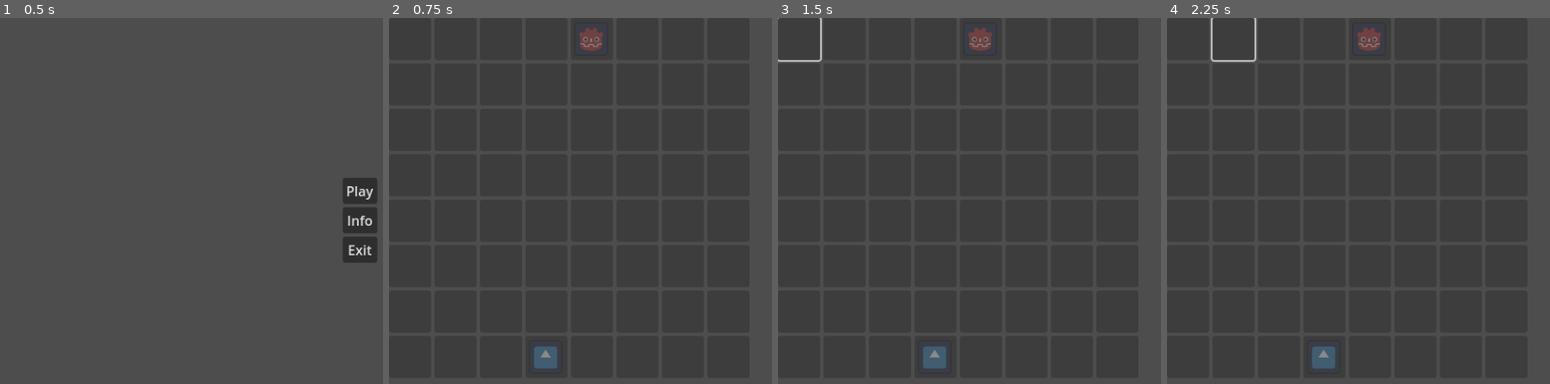
Above: before the commit, frames 1-4 (left to right).
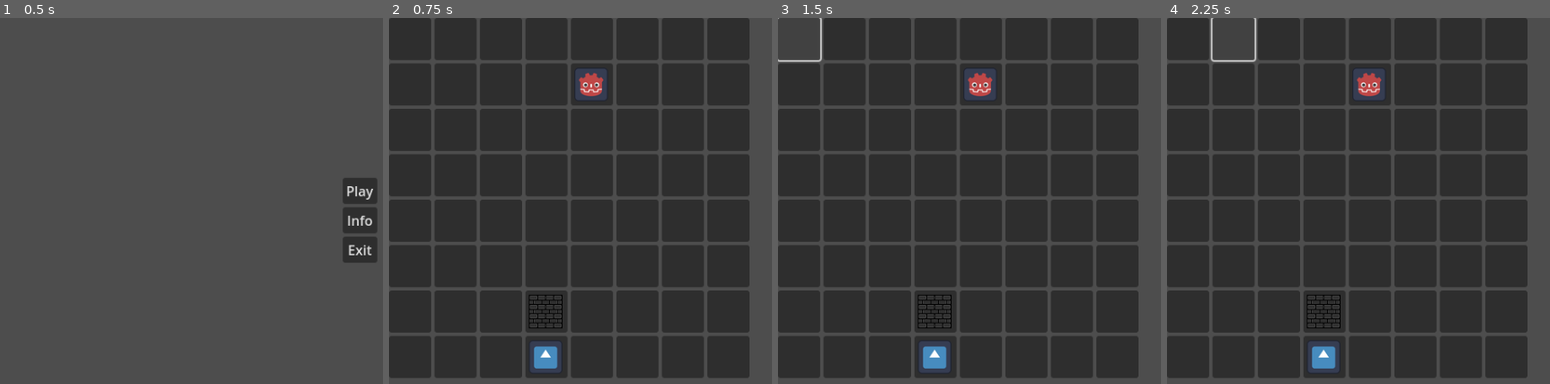
Above: after the commit, the same moments.

Repository: erkek2000/linukboard2d
Game: Godot game, scene res://scenes/menu.tscn
Two runs of this game, one before a commit and one after it. Both use one fixed random seed, a clock stepped at 60 frames per second and the inputs below. The engine's default icon, where the game draws it, is replaced by a stand-in: a white triangle on a blue panel in a dark square.
Inputs (mouse positions are in pixels of both pictures, inside the frame that each line leads up to):
- Up to frame 1 (0.5 s): no input
- Up to frame 2 (0.75 s): click "Play" at 0.5 s
- Up to frame 3 (1.5 s): click (797, 39) at 1.27 s
- Up to frame 4 (2.25 s): click (1232, 39) at 2.02 s

Frame 1 is identical in both runs. In frame 2, 1.4% of the frame differs, in the area x 36-58%, y 2-96%; in frame 3, 1.4%; in frame 4, 1.4%.

Commit message:
completed AI play
-Game works now.
-minimax calculation is wrong. AI plays terrible.

Diff:
--- a/scripts/game.gd
+++ b/scripts/game.gd
@@ -22,7 +22,10 @@
 var New_Button_Signal: bool = false
 # BoardMaker Node - for accessing buttons
 var Board_Maker : Node
-
+# Best current moves for the AI.
+var best_move: Vector2 = Vector2(-1, -1)
+var best_block: Vector2 = Vector2(-1, -1)
+var Turn_Number: int = 1
 
 # Default func called when node enters the scene. (on load)
 func _ready() -> void:
@@ -62,15 +65,19 @@
 	var first_turn : int = randi() % 2
 	if first_turn == 1:
 		Turn = "Player Turn"
+		print ("First Turn is ", Turn)
 		toggle_buttons(Board_Maker, true)
 	elif first_turn == 0:
 		Turn = "AI Turn"
+		print ("First Turn is ", Turn)
 		toggle_buttons(Board_Maker, false)
-	print ("First Turn is ", Turn)
+		ai_play()
+
 
 
 # Useless implementation. Just move it to _ready in the future.
 func run_game() -> void:
+	test_calculate_position3()
 	determine_first_turn()
 	# USE SIGNALS INSTEAD.
 	# check Get Move
@@ -94,8 +101,11 @@
 	return str(vec.x) + "-" + str(vec.y)
 
 
-func move_icon(old_pos :Node, new_pos: Node, on_board_new_pos: Vector2):
+# Not using the last parameter. Find out what that was.
+func move_icon(old_pos :Node, new_pos: Node, on_board_new_pos: Vector2 = Vector2(-1,-1)):
 	# Handle Button icons for positions
+	#print("old_pos.name: ", old_pos.name)
+	#print("new_pos.name: ", new_pos.name)
 	var old_pos_icon = old_pos.get_button_icon()
 	var new_pos_icon = new_pos.get_button_icon()
 	old_pos.set_button_icon(new_pos_icon)
@@ -107,6 +117,13 @@
 	Board[Player_Pos.x][Player_Pos.y] = 0
 	Board[new_pos.x][new_pos.y] = 1
 	Player_Pos = new_pos
+
+
+func move_AI(new_pos: Vector2):
+	# Move on Board
+	Board[AI_Pos.x][AI_Pos.y] = 0
+	Board[new_pos.x][new_pos.y] = 1
+	AI_Pos = new_pos
 
 
 func place_block(pos: Node, on_board_pos: Vector2):
@@ -127,7 +144,7 @@
 	# Check if within 1 range
 	var delta_x = abs(new_pos.x - old_pos.x)
 	var delta_y = abs(new_pos.y - old_pos.y)
-	print ("checkmove is " , (delta_x <= 1 and delta_y <= 1))
+	#print ("checkmove is " , (delta_x <= 1 and delta_y <= 1))
 	return delta_x <= 1 and delta_y <= 1
 
 
@@ -142,7 +159,7 @@
 		return false
 
 # returns board arrays with moves on them.
-func get_all_moves(board: Array, self_pos: Vector2, Turn: int) -> Array:
+func get_all_moves(board: Array, self_pos: Vector2, turn: int) -> Array:
 	var moves: Array = []
 	var x = self_pos.x
 	var y = self_pos.y
@@ -169,8 +186,8 @@
 				# This might be HEAVY on the performance.
 				new_board.append(row.duplicate())
 
-			new_board[new_pos.x][new_pos.y] = Turn
-			moves.append(new_pos)
+			new_board[new_pos.x][new_pos.y] = turn
+			moves.append(new_board)
 	return moves
 
 # DOES NOT get all blocks. Only blocks near opponent.
@@ -209,57 +226,91 @@
 
 	return blocks
 
+
+# might be [y][x] test it.
+func compare_boards(current_board: Array, new_board: Array) -> Dictionary:
+	var changes: Dictionary = {"move": Vector2(-1, -1), "block": Vector2(-1, -1)}
+
+	for x in range(8):
+		for y in range(8):
+			if current_board[x][y] != new_board[x][y]:
+				# Check if the position was empty and is now occupied
+				if current_board[x][y] == 0 and new_board[x][y] != 0:
+					# Determine if it's a move or block based on the value
+					if new_board[x][y] == 2:  # Assuming 2 is AI's move
+						changes["move"] = Vector2(x, y)
+					elif new_board[x][y] == -1:  # Assuming -1 is Block
+						changes["block"] = Vector2(x, y)
+
+	return changes
+
+
 # SHOULD ALSO GIVE THE BEST MOVE.
 # Test this.
 # GIGANTIC recursive function. Check performance issues.
 func minimax(max_pos: Vector2, min_pos: Vector2, board: Array, depth: int, alpha: int, beta: int, maximizingPlayer: bool) -> int:
-	# initial call minimax(currentPosition, 3, -∞, +∞, true)
-	if depth == 0 or check_victory() != 0:
-		return calculate_minimax_points(max_pos, min_pos, board)
+	# initial call minimax(currentPosition, 3, -INF, +INF, true)
+	#print("Entered minimax depth: ", depth)
+	if depth == 0 or check_victory() == 1 or check_victory() == 2:
+		var a = calculate_minimax_points(max_pos, min_pos, board)
+		#print("minimax points: ", a)
+		#print("Exited minimax depth: ", depth)
+		return a
 	if maximizingPlayer:
 		var maxEval = -INF  # Initialize max evaluation to negative infinity
-		var boards_bank: Array = [] # Move and block turns combined boards array.
-		var move_boards: Array = get_all_moves(board, max_pos, 2) # All "Move" moves.
-		# Add "Block" moves to "Move" moves - completing a full turn.
+		var current_best_move: Vector2 = Vector2(-1, -1)  # Local variable for the best move
+		var current_best_block: Vector2 = Vector2(-1, -1)  # Local variable for the best block
+		var move_boards: Array = get_all_moves(board, max_pos, 2)  # All "Move" moves.
 		for move_board in move_boards:
 			var block_boards = get_all_blocks(move_board, min_pos)
-			# Append each block board to the boards_bank
 			for block_board in block_boards:
-				boards_bank.append(block_board)  # Store each resulting board structure
-
-		# Iterate through each possible child position from the current board state
-		for a_board in boards_bank:
-			# Recursively call minimax for the next depth with minimizing player
-			var eval = minimax(max_pos, min_pos, a_board, depth - 1, alpha, beta, false)
-			maxEval = max(maxEval, eval)  # Update max evaluation if a better score is found
-			alpha = max(alpha, eval)  # Update alpha to the maximum value found so far
-			if beta <= alpha:  # If beta is less than or equal to alpha, prune the search tree
-				break  # Exit the loop as further exploration is unnecessary
+				var eval = minimax(max_pos, min_pos, block_board, depth - 1, alpha, beta, false)
+				#print ("eval: ", eval)
+				if eval > maxEval:
+
+					maxEval = eval
+					#print("maxEval: ", maxEval)
+					var changes = compare_boards(board, block_board)  # Compare current board with new block board
+
+					current_best_move = changes["move"]
+					current_best_block = changes["block"]
+					#print ("current_best_move: ", current_best_move)
+					#print ("current_best_block: ", current_best_block)
+				alpha = max(alpha, eval)
+				if beta <= alpha:
+					break
+		# Update global best moves if a better evaluation was found
+		if current_best_move != Vector2(-1, -1):
+			best_move = current_best_move
+			best_block = current_best_block
+		#print("Exited minimax depth: ", depth)
 		return maxEval  # Return the best evaluation found for maximizing player
-
 	else:
 		var minEval = INF  # Initialize min evaluation to positive infinity
-		var boards_bank: Array = [] # Move and block turns combined boards array.
-		var move_boards: Array = get_all_moves(board, min_pos, 1) # All "Move" moves.
-		# Add "Block" moves to "Move" moves - completing a full turn.
+		var current_best_move: Vector2 = Vector2(-1, -1)  # Local variable for the best move
+		var current_best_block: Vector2 = Vector2(-1, -1)  # Local variable for the best block
+		var move_boards: Array = get_all_moves(board, min_pos, 1)  # All "Move" moves.
 		for move_board in move_boards:
 			var block_boards = get_all_blocks(move_board, max_pos)
-			# Append each block board to the boards_bank
 			for block_board in block_boards:
-				boards_bank.append(block_board)  # Store each resulting board structure
-		# Iterate through each possible child position from the current board state
-		for a_board in boards_bank:
-			# Recursively call minimax for the next depth with maximizing player
-			var eval = minimax(max_pos, min_pos, a_board, depth - 1, alpha, beta, true)
-			minEval = min(minEval, eval)  # Update min evaluation if a better (lower) score is found
-			beta = min(beta, eval)  # Update beta to the minimum value found so far
-			if beta <= alpha:  # If beta is less than or equal to alpha, prune the search tree
-				break  # Exit the loop as further exploration is unnecessary
+				var eval = minimax(max_pos, min_pos, block_board, depth - 1, alpha, beta, true)
+				#print ("eval: ", eval)
+				if eval < minEval:
+					minEval = eval
+					#print("minEval: ", minEval)
+					var changes = compare_boards(board, block_board)  # Compare current board with new block board
+					#current_best_move = changes["move"]
+					#current_best_block = changes["block"]
+				beta = min(beta, eval)
+				if beta <= alpha:
+					break
+		# Update global best moves if a better evaluation was found
+		if current_best_move != Vector2(-1, -1):
+			best_move = current_best_move
+			best_block = current_best_block
+		#print("Exited minimax depth: ", depth)
 		return minEval  # Return the best evaluation found for minimizing player
 
-
-func ai_play():
-	pass
 
 
 func calculate_minimax_points(max_pos: Vector2, min_pos: Vector2, board: Array) -> int:
@@ -282,35 +333,45 @@
 		if Turn_Type == "Move":
 			Turn_Type = "Block"
 		else:
+			Turn_Number += 1
 			Turn = "AI Turn"
 			toggle_buttons(Board_Maker, false)
+			ai_play()
 	else:
-		toggle_buttons(Board_Maker, false)
-		if Turn_Type == "Move":
-			Turn_Type = "Block"
-		else:
-			Turn = "Player Turn"
-			toggle_buttons(Board_Maker, true)
-
-
-func calculate_position(boardPosX: int, boardPosY: int, old_board: Array = Board) -> int:
-	# Make a new Board for in depth calculations
-	var new_board: Array = old_board
+		Turn_Number += 1
+		Turn = "Player Turn"
+		Turn_Type = "Move"
+		toggle_buttons(Board_Maker, true)
+		#toggle_buttons(Board_Maker, false)
+		##ai_play()
+		#if Turn_Type == "Move":
+			#Turn_Type = "Block"
+		#else:
+			#Turn = "Player Turn"
+			#toggle_buttons(Board_Maker, true)
+
+
+func calculate_position(boardPosX: int, boardPosY: int, board: Array) -> int:
 	var points: int = 0
-	if new_board[boardPosX][boardPosY] != 0:
-		# if not a valid position return 0
-		return points
-
-	# OLD CODE, CHECK TWICE IF WORKS
-	# Check positions around the given coordinates
-	for i in range(boardPosX - 1, boardPosX + 2):
-		for j in range(boardPosY - 1, boardPosY + 2):
-			if index_in_bounds(i, 8) and index_in_bounds(j, 8):
-				if new_board[i][j] == 0:
-					points += 1
-
-	# Point-1 because it counts the position we are checking too.
-	return points - 1
+	# Check if the given position is valid
+	if not index_in_bounds(boardPosX, 8) or not index_in_bounds(boardPosY, 8):
+		return 0
+
+	# Check all adjacent and diagonal positions
+	for i in range(-1, 2):
+		for j in range(-1, 2):
+			# Skip the center position (the position itself)
+			if i == 0 and j == 0:
+				continue
+
+			var x = boardPosX + i
+			var y = boardPosY + j
+
+			# Check if the position is within bounds and empty
+			if index_in_bounds(x, 8) and index_in_bounds(y, 8) and board[x][y] == 0:
+				points += 1
+
+	return points
 
 # Helper function to check if an index is within bounds
 func index_in_bounds(index: int, size: int) -> bool:
@@ -319,9 +380,13 @@
 
 # This func may just call Victory func and return nothing at all.
 func check_victory() -> int:
-	if calculate_position(Player_Pos.x, Player_Pos.y) <= 0:
+	var player_victory: int = calculate_position(Player_Pos.x, Player_Pos.y, Board)
+	var AI_victory: int = calculate_position(AI_Pos.x, AI_Pos.y, Board)
+	if player_victory <= 0:
+		print ("DEFEAT ", player_victory)
 		return 2 # AI Victory
-	elif calculate_position(AI_Pos.x, AI_Pos.y) <= 0:
+	elif AI_victory <= 0:
+		print ("VICTORY ", AI_victory)
 		return 1 # Player Victory
 	else:
 		return 0 # Playable
@@ -343,6 +408,29 @@
 # Called every frame. 'delta' is the elapsed time since the previous frame.
 func _process(delta: float) -> void:
 	pass
+
+
+func ai_play():
+	var eval = minimax(AI_Pos, Player_Pos, Board, 5, -INF, +INF, true)
+
+	var ai_pos_string :String = vector2_to_string(AI_Pos)
+	var new_pos_string :String= vector2_to_string(best_move)
+	var new_block_string :String = vector2_to_string(best_block)
+	# Move button icons
+	print ("Turn Number: ", Turn_Number)
+	print ("eval is ", eval)
+	print ("ai_pos_string:", ai_pos_string)
+	print ("new_pos_string:", new_pos_string)
+	print ("new_block_string:", new_block_string)
+	move_icon(Board_Maker.get_node(ai_pos_string), Board_Maker.get_node(new_pos_string))
+	move_AI(best_move)
+	place_block(Board_Maker.get_node(new_block_string), best_block)
+
+	# Check if opponent has any moves after
+	if check_victory() == 2:
+		defeat()
+	else:
+		change_turn()
 
 
 #region SIGNALS
@@ -352,17 +440,18 @@
 func _on_board_maker_send_location(name, y, x) -> void:
 	Signal_Pos = Vector2(y, x)
 	#New_Button_Signal = true
-	print(name)
-	print(Signal_Pos)
+	print("Player Clicked: ", name)
+	#print("signal pos: ", Signal_Pos)
 	# Stringify the vectors so they can reach buttons.
 	var player_pos_string = vector2_to_string(Player_Pos)
 	var new_pos_string = vector2_to_string(Signal_Pos)
 	if Turn_Type == "Move":
 		if check_move(Player_Pos, Signal_Pos):
+			# Move button icons
+			move_icon(Board_Maker.get_node(player_pos_string), Board_Maker.get_node(new_pos_string), Signal_Pos)
 			# Move player on Board
 			move_player(Signal_Pos)
-			# Move button icons
-			move_icon(Board_Maker.get_node(player_pos_string), Board_Maker.get_node(new_pos_string), Signal_Pos)
+
 
 			# Check if opponent has any moves after
 			if check_victory() == 1:
@@ -417,4 +506,78 @@
 
 	result = calculate_position(-1, -1, oldBoard)
 	print("Test Case 5 - Expected: -1, Got: ", result) # Out of bounds case
+
+func test_calculate_position2():
+	var test_board = [
+		[0, 0, 0, 0, 0, 0, 0, 0],
+		[0, 1, 0, -1, 0, 2, 0, 0],
+		[0, 0, 0, 0, 0, 0, 0, 0],
+		[0, -1, 0, 1, 2, 0, -1, 0],
+		[0, 0, 0, 2, 1, 0, 0, 0],
+		[0, 2, 0, 0, 0, 0, 0, 0],
+		[0, 0, 0, -1, 0, 1, 0, 0],
+		[0, 0, 0, 0, 0, 0, 0, 0]
+	]
+
+	# Test case 1: Corner position (0,0)
+	print("Test Case 1 - Corner (0,0): Expected: 2, Got:", calculate_position(0, 0, test_board))
+
+	# Test case 2: Edge position (0,3)
+	print("Test Case 2 - Edge (0,3): Expected: 4, Got:", calculate_position(0, 3, test_board))
+
+	# Test case 3: Center position (3,3)
+	print("Test Case 3 - Center (3,3): Expected: 5, Got:", calculate_position(3, 3, test_board))
+
+	# Test case 4: Position surrounded by some blocks (1,1)
+	print("Test Case 4 - Near blocks (1,1): Expected: 8, Got:", calculate_position(1, 1, test_board))
+
+	# Test case 5: Position with maximum free space (2,2)
+	print("Test Case 5 - Max free space (2,2): Expected: 8, Got:", calculate_position(2, 2, test_board))
+
+	# Test case 6: Position on a block (-1) (3,6)
+	print("Test Case 6 - On block (3,6): Expected: 0, Got:", calculate_position(3, 6, test_board))
+
+	# Test case 7: Position on player (1) (3,3)
+	print("Test Case 7 - On player (3,3): Expected: 3, Got:", calculate_position(3, 3, test_board))
+
+	# Test case 8: Position on AI (2) (3,4)
+	print("Test Case 8 - On AI (3,4): Expected: 4, Got:", calculate_position(3, 4, test_board))
+
+
+func test_calculate_position3():
+	var test_board = [
+		[0, 0, 0, 0, 0, 0, 0, 0],
+		[0, 1, 0, -1, 0, 2, 0, 0],
+		[0, 0, 0, 0, 0, 0, 0, 0],
+		[0, -1, 0, 1, 2, 0, -1, 0],
+		[0, 0, 0, 2, 1, 0, 0, 0],
+		[0, 2, 0, 0, 0, 0, 0, 0],
+		[0, 0, 0, -1, 0, 1, 0, 0],
+		[0, 0, 0, 0, 0, 0, 0, 0]
+	]
+
+	# Test case 1: Corner position (0,0)
+	print("Test Case 1 - Corner (0,0): Expected: 3, Got:", calculate_position(0, 0, test_board))
+
+	# Test case 2: Edge position (0,3)
+	print("Test Case 2 - Edge (0,3): Expected: 4, Got:", calculate_position(0, 3, test_board))
+
+	# Test case 3: Center position (3,3)
+	print("Test Case 3 - Center (3,3): Expected: 3, Got:", calculate_position(3, 3, test_board))
+
+	# Test case 4: Position surrounded by some blocks (1,1)
+	print("Test Case 4 - Near blocks (1,1): Expected: 5, Got:", calculate_position(1, 1, test_board))
+
+	# Test case 5: Position with maximum free space (2,2)
+	print("Test Case 5 - Max free space (2,2): Expected: 8, Got:", calculate_position(2, 2, test_board))
+
+	# Test case 6: Position on a block (-1) (3,6)
+	print("Test Case 6 - On block (3,6): Expected: 0, Got:", calculate_position(3, 6, test_board))
+
+	# Test case 7: Position on player (1) (3,3)
+	print("Test Case 7 - On player (3,3): Expected: 3, Got:", calculate_position(3, 3, test_board))
+
+	# Test case 8: Position on AI (2) (3,4)
+	print("Test Case 8 - On AI (3,4): Expected: 4, Got:", calculate_position(3, 4, test_board))
+
 #endregion
